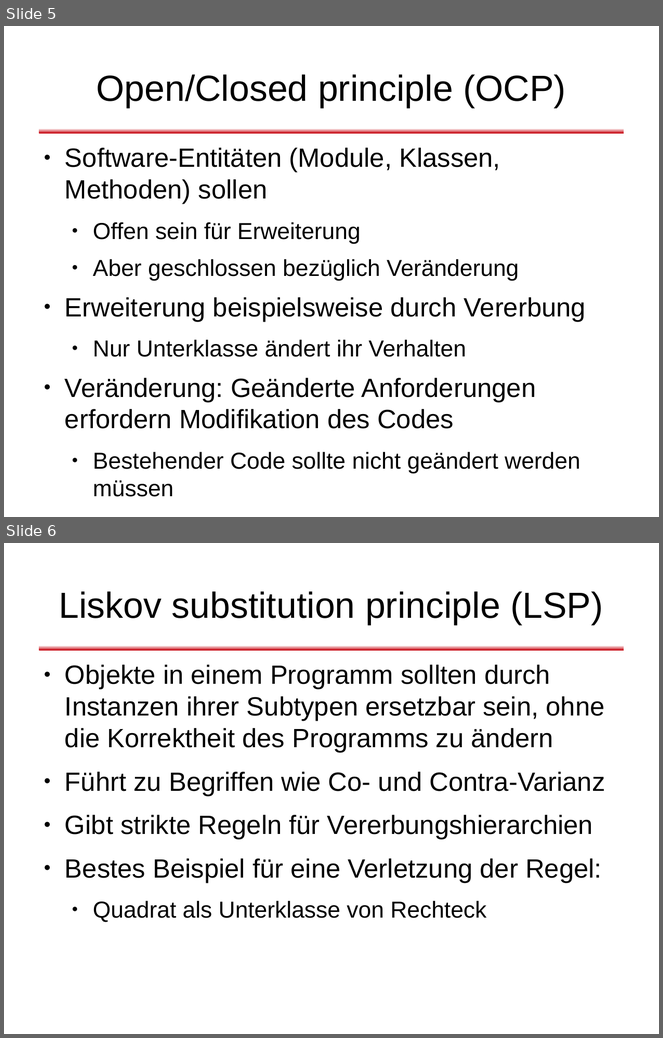
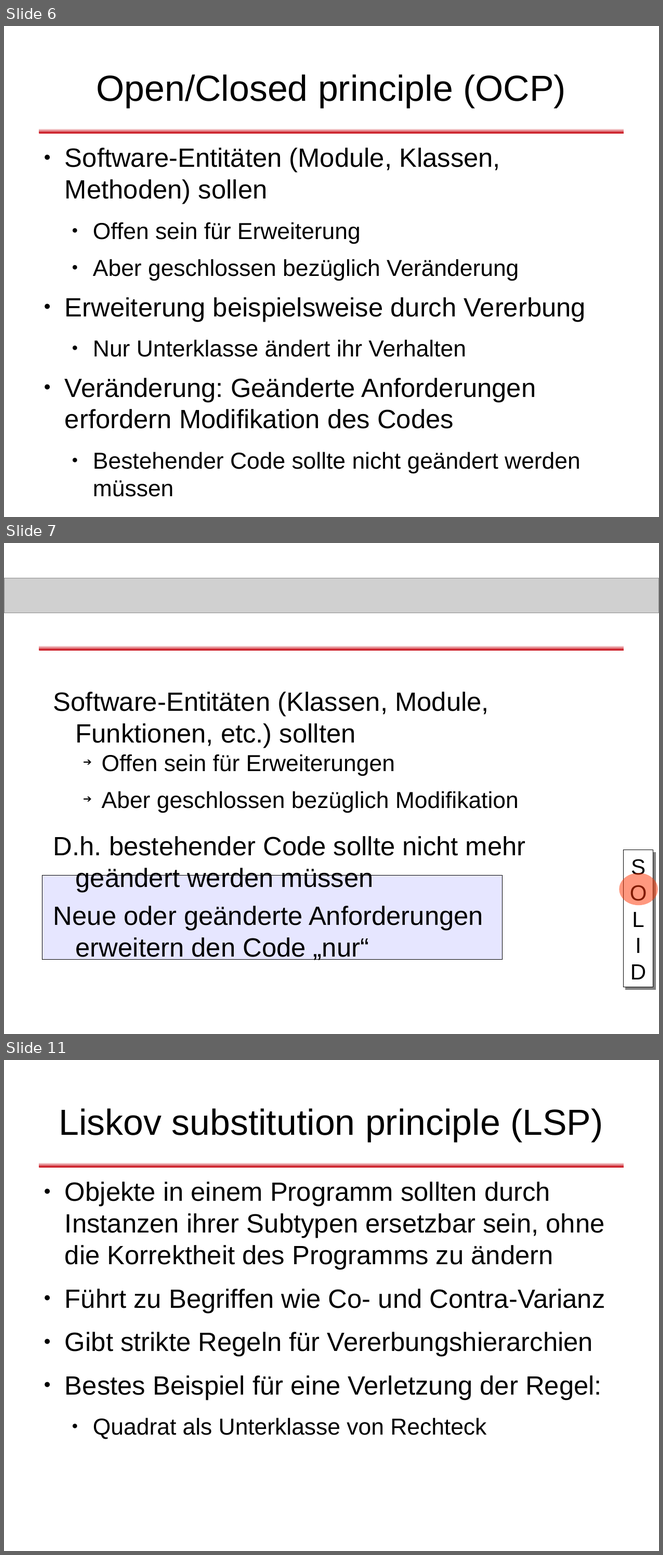
Before and after one commit to dlindner/vorlesung-se2-dhbw, a slide deck: added_2010/Objektorientierte Designregeln.odp. Shown one above the other, each under a label of ours: slides 5 and 6 before the commit, slides 6, 7 and 11 after it; the slides between them are not shown. The pictures are 663x1038 and 663x1555 pixels, drawn with LibreOffice and Linux fonts; fonts in the diff are those of the drawing; grey boxes stand for pictures; background and template pictures are left out. Boxes give left, top, right and bottom in pixels: in the first picture for what was removed or moved away, otherwise in the second. Text is boxed around its words. In the diff, an @@ line names an element or a change of style, - is before the commit and + after.

```diff
--- a/added_2010/Objektorientierte Designregeln.odp
+++ b/added_2010/Objektorientierte Designregeln.odp
@@ slide 7 added at (4, 543, 659, 1034), background #FFFFFF; not listed: 1 template element that a slide beside it also shows @@
@@ picture added at (4, 578, 659, 613) @@
@@ text added at (53, 692, 526, 961), 32 pt, text #000000 @@
+Software-Entitäten (Klassen, Module, Funktionen, etc.) sollten
+  ➔ Offen sein für Erweiterungen
+  ➔ Aber geschlossen bezüglich Modifikation
+D.h. bestehender Code sollte nicht mehr geändert werden müssen
+Neue oder geänderte Anforderungen
+erweitern den Code „nur“
@@ rectangle added at (623, 850, 653, 988), fill #FFFFFF, outline #000000 0 pt, 26.5 pt, text #000000 @@
+S
+O
+L
+I
+D
@@ rectangle added at (42, 876, 502, 960), fill #E6E6FF, outline #000000 0 pt @@
@@ ellipse added at (619, 874, 658, 905), fill #FF3300 at 50% opacity @@
@@ what was slide 5 is now slide 6 @@
@@ what was slide 6 is now slide 11 @@
```
Also in this commit, not shown: 13 other slides added.
